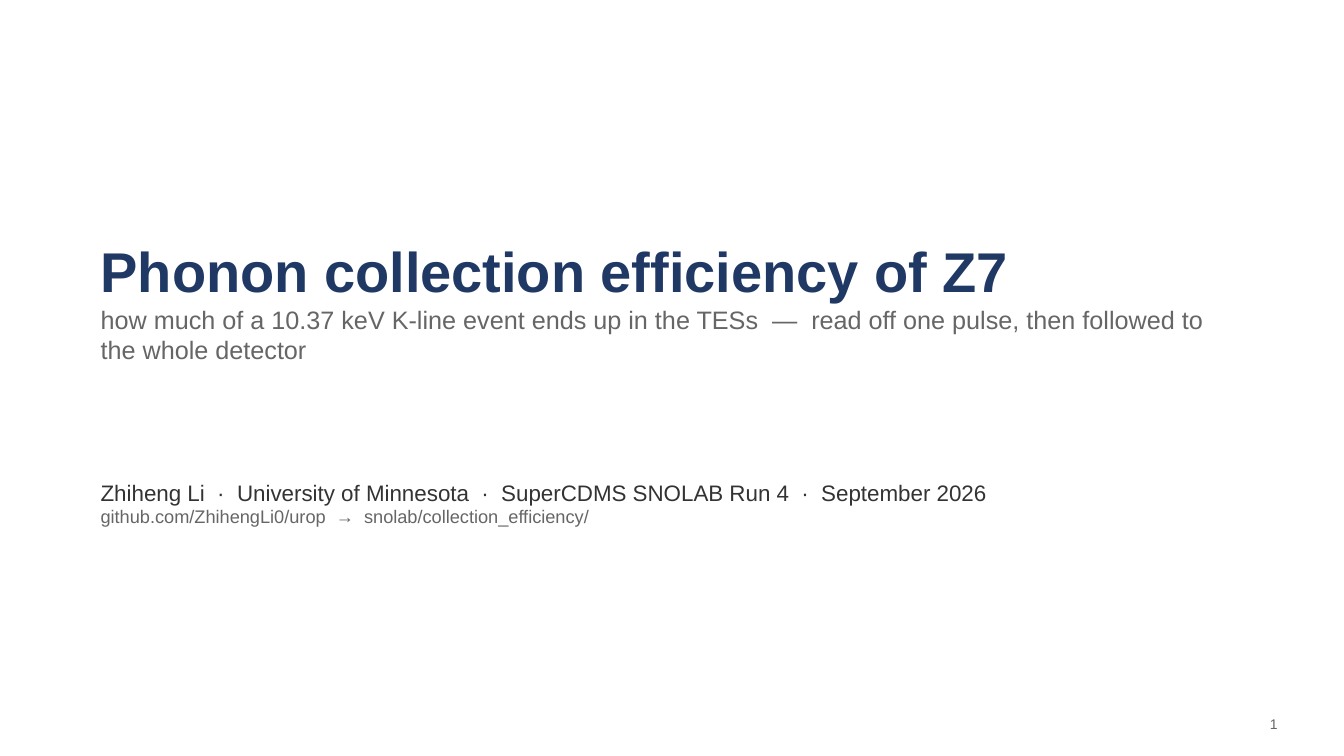
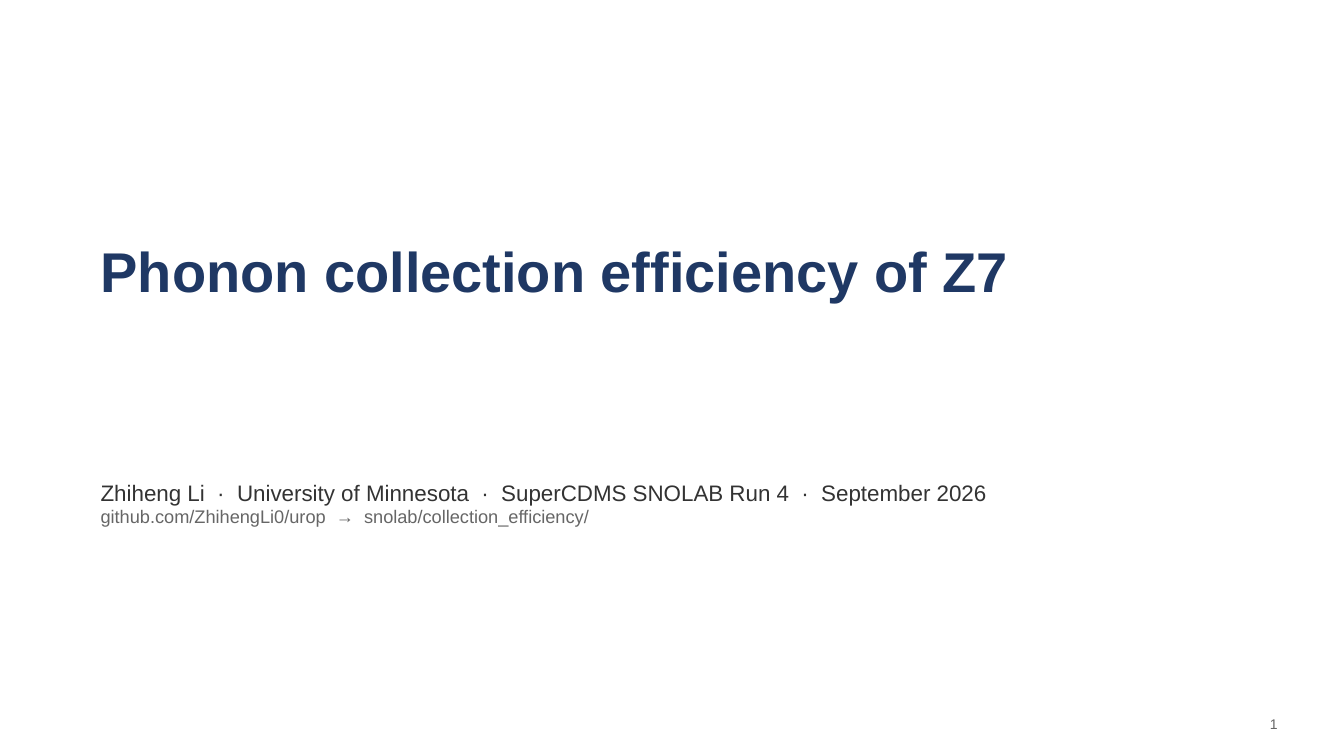
Before and after one commit to ZhihengLi0/urop, a slide deck: slide 1 of snolab/collection_efficiency/presentation/SNOLAB_R4_collection_efficiency_20260910.pptx. Drawn at 1344x756 pixels with LibreOffice and Linux fonts; fonts in the diff are those of the drawing. Boxes give left, top, right and bottom in pixels: in the first picture for what was removed or moved away, otherwise in the second. Text is boxed around its words. In the diff, an @@ line names an element or a change of style, - is before the commit and + after.

```diff
--- a/snolab/collection_efficiency/presentation/SNOLAB_R4_collection_efficiency_20260910.pptx
+++ b/snolab/collection_efficiency/presentation/SNOLAB_R4_collection_efficiency_20260910.pptx
@@ text at (x1=101, y1=311, x2=1203, y2=359): paragraph removed @@
-how much of a 10.37 keV K-line event ends up in the TESs — read off one pulse, then followed to the whole detector
```
Also in this commit, not shown: 1 other slide changed, 5 other files.
